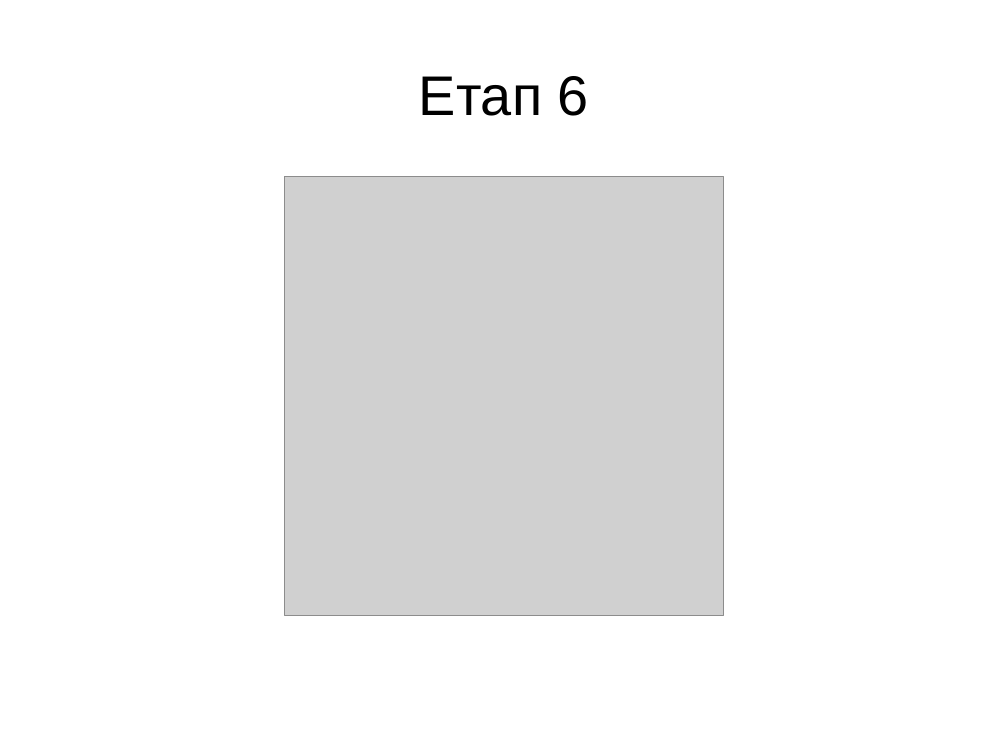
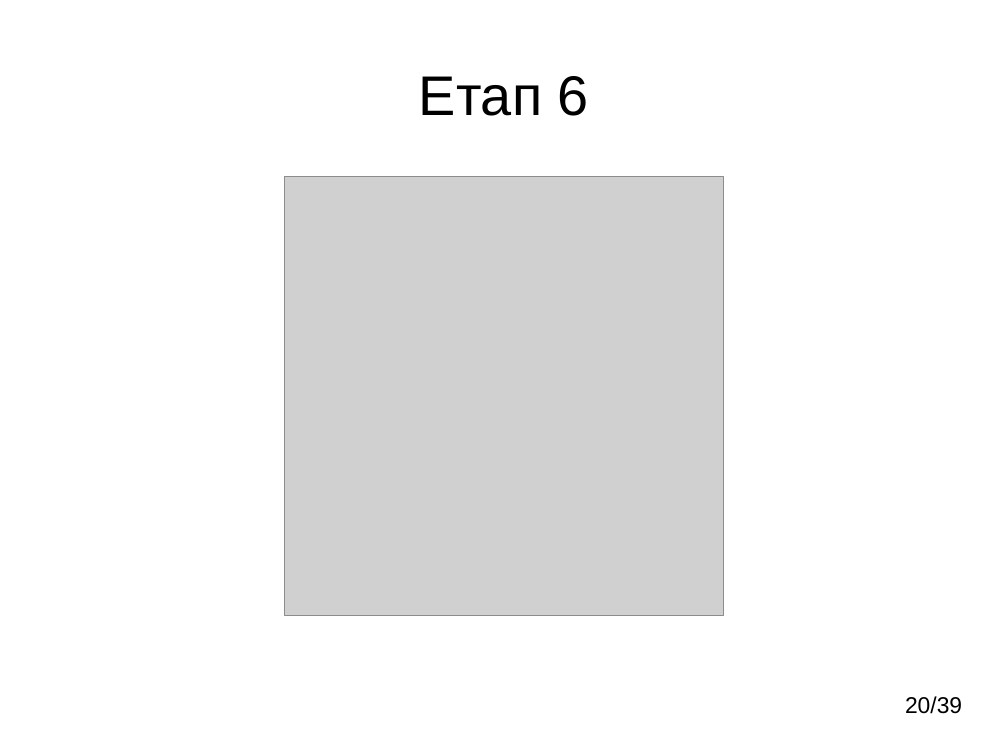
Before and after one commit to FaceDetect/gpu-face-detection, a slide deck: slide 20 of doc/final/presentation.odp (slide 17 before the commit). Drawn at 1008x756 pixels with LibreOffice and Linux fonts; fonts in the diff are those of the drawing; grey boxes stand for pictures. Boxes give left, top, right and bottom in pixels: in the first picture for what was removed or moved away, otherwise in the second. Text is boxed around its words. In the diff, an @@ line names an element or a change of style, - is before the commit and + after.

```diff
--- a/doc/final/presentation.odp
+++ b/doc/final/presentation.odp
@@ text added at bbox=[905, 696, 962, 714], 18 pt, text #000000 @@
+20/39
```
Also in this commit, not shown: 32 other slides changed, 4 slides added, 1 slide removed, 3 other files.
